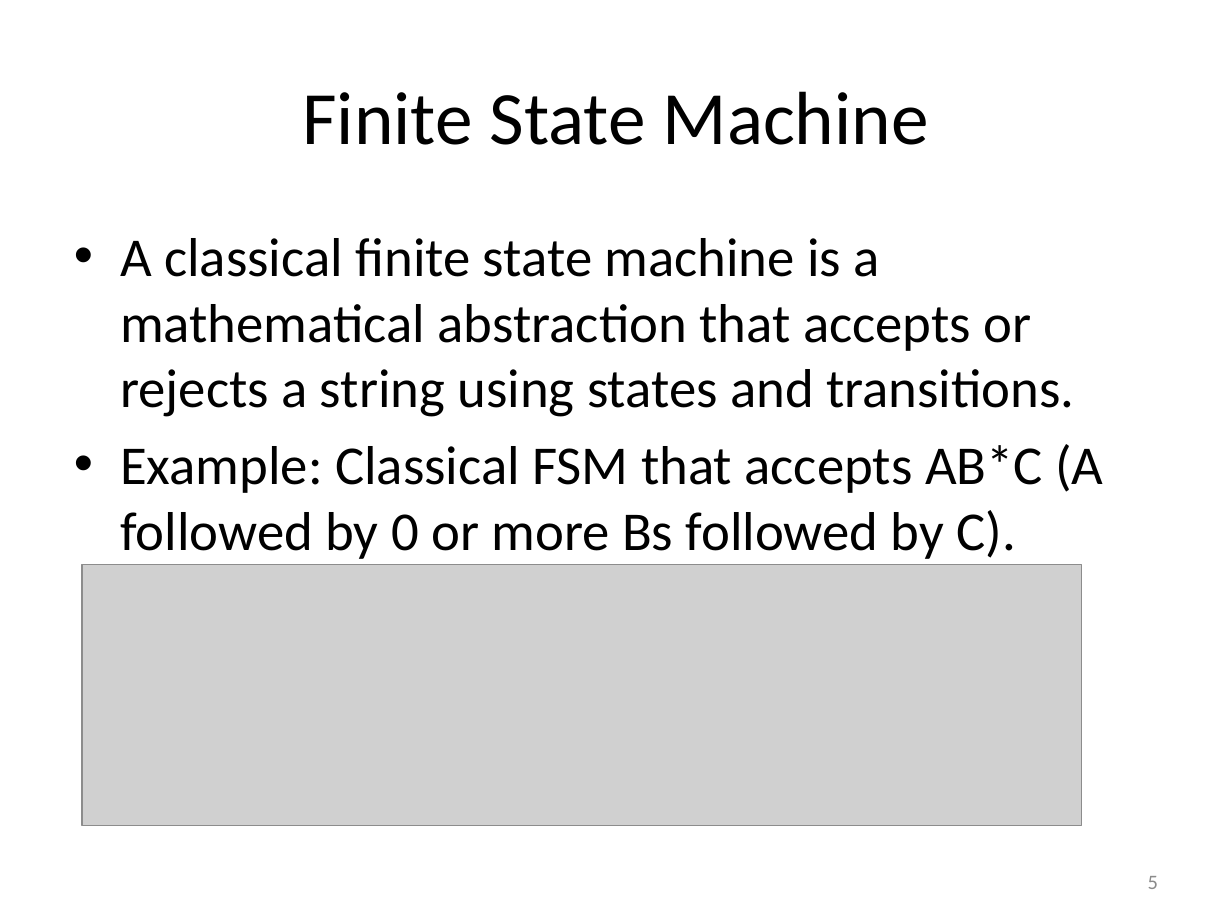
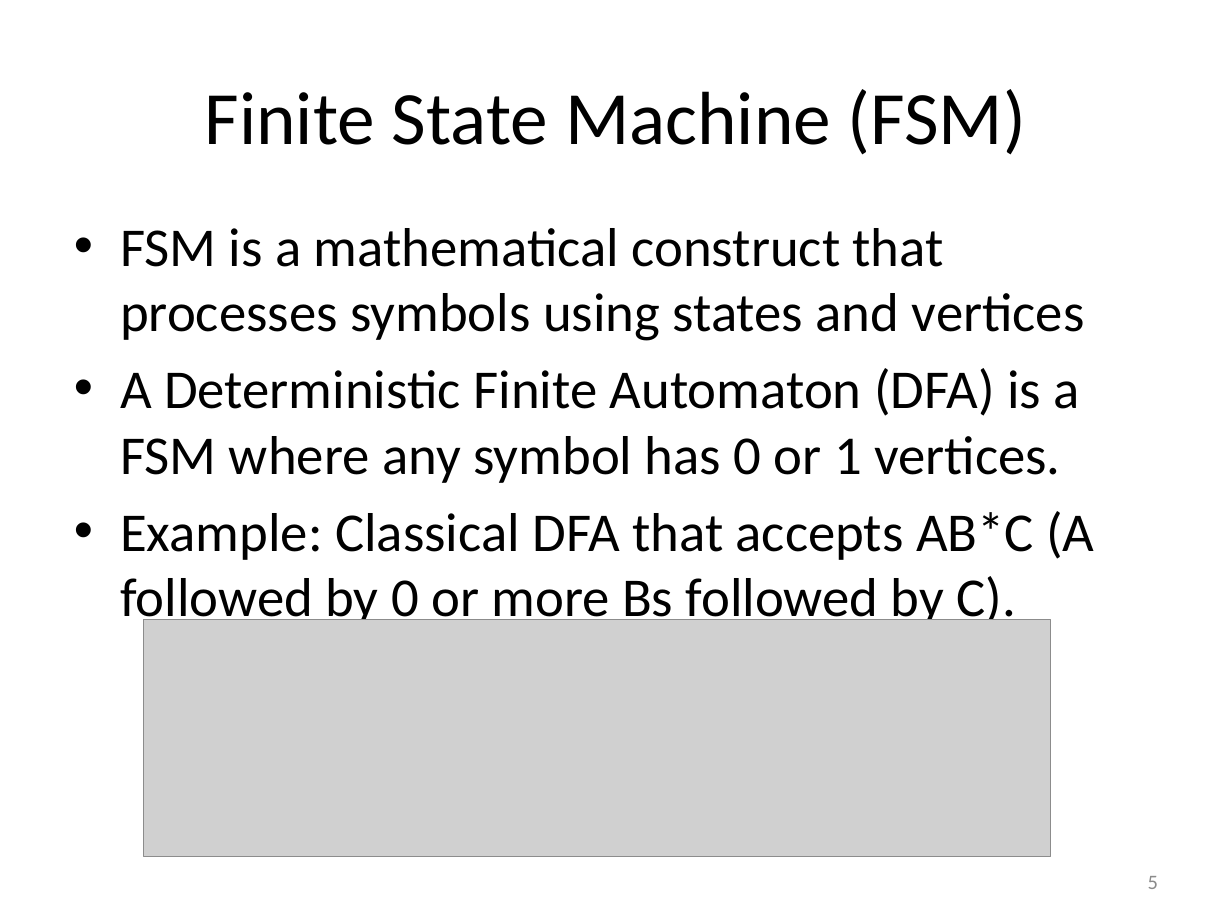
Before and after one commit to RichardRoda/DFA-Workflow-Model, a slide deck: slide 5 of Modeling Workflows with Event Driven DFA.pptx. Drawn at 1232x924 pixels with LibreOffice and Linux fonts; fonts in the diff are those of the drawing; grey boxes stand for pictures. Boxes give left, top, right and bottom in pixels: in the first picture for what was removed or moved away, otherwise in the second. Text is boxed around its words. In the diff, an @@ line names an element or a change of style, - is before the commit and + after.

```diff
--- a/Modeling Workflows with Event Driven DFA.pptx
+++ b/Modeling Workflows with Event Driven DFA.pptx
@@ title at <box>205,89,1026,155</box>: text changed @@
-Finite State Machine
+Finite State Machine (FSM)
@@ text at <box>120,228,1094,630</box>: text changed @@
-• A classical finite state machine is a mathematical abstraction that accepts or rejects a string using states and transitions.
-• Example: Classical FSM that accepts AB*C (A followed by 0 or more Bs followed by C).
+• FSM is a mathematical construct that processes symbols using states and vertices
+• A Deterministic Finite Automaton (DFA) is a FSM where any symbol has 0 or 1 vertices.
+• Example: Classical DFA that accepts AB*C (A followed by 0 or more Bs followed by C).
@@ picture: place and size @@
-picture at <box>83,564,1082,825</box>
+picture at <box>144,620,1051,856</box>
```
Also in this commit, not shown: 3 other slides changed, 1 other file.
